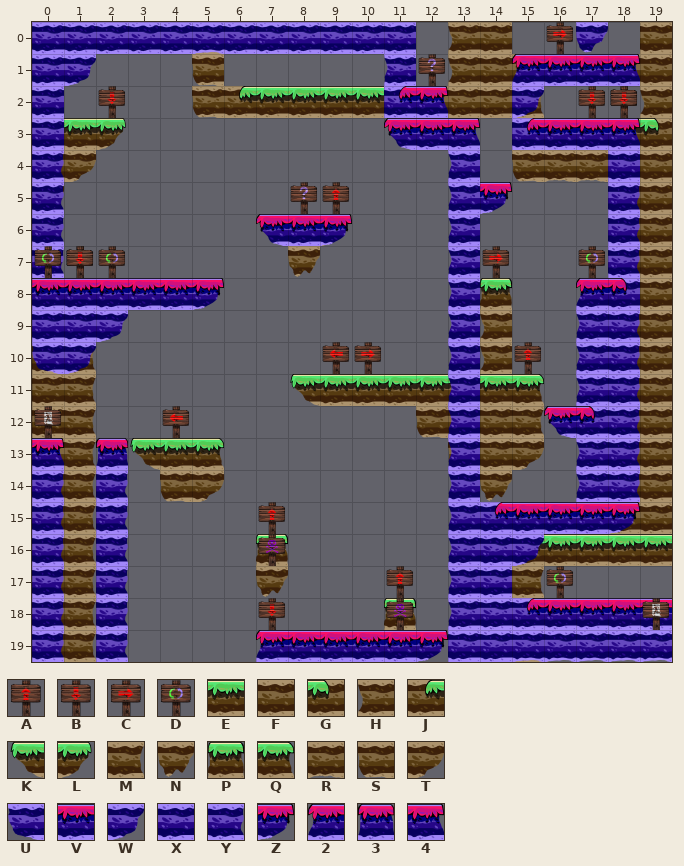
Tiled map: assets/Level_4.tmx. Above is the file before it was changed.
Cells are 128x128 px. Shown: x 0..19, y 0..19.
Key: from "misctileset": A 3, B 4, C 9, D 10; from "tileset_v1": E 0, F 1, G 2, H 3, J 4, K 5, L 6, M 7, N 8, P 9, Q 11, R 12, S 13, T 14; from "tileset_v2": U 2, V 3, W 5, X 9, Y 10, Z 11, 2 12, 3 13, 4 14.
_ is an empty cell, # one hidden under a higher layer.
Layers that did not change in this view are not listed.
Layer "Tiles_level_4" before, first column x 0:
 0 #____H_______HF____F
 1 #____S_______HFF##FF
 2 #____SJEEEE#GFFM___H
 3 #EL____________###EG
 4 FT_____________SRR#F
 5 N_________________HF
 6 _______K#L________HF
 7 ________N_________HF
 8 ##____________P___#F
 9 ##____________H___HF
10 FM____________H___HF
11 FM______KEEEEEEQ__HF
12 FM__________SFFM__HF
13 FM_KEQ_______SFT__HF
14 FM__ST________N___HF
15 FM________________HF
16 FM_____P______#EEEEE
17 FM_____N______#M____
18 FM_________P__##____
19 FM_________#__#JL__K
Layer "Tiles_level_4_2" before, first column x 0:
 8 VVVVVZ_______
 9 XXW__________
10 UW___________
11 _____________
12 _____________
13 4_3__________
14 Y_Y__________
15 Y_Y__________
16 Y_Y__________
17 Y_Y__________
18 Y_Y__________
19 Y_Y____2VVVVZ
The result:
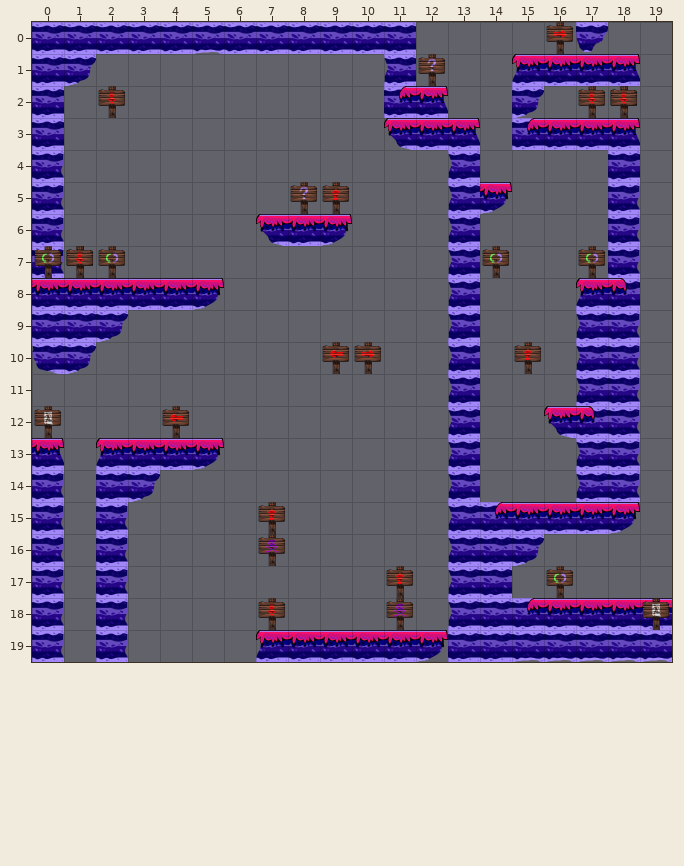
The exact change:
Changed rows in their new state; . is an unchanged cell.
Layer "Tiles_level_4" (now hidden):
first column x 0:
 0 ....._.......__...._
 1 ....._.......___..__
 2 .....______.____..._
 3 .__...............__
 4 __.............___._
 5 ..................__
 6 ..................__
 7 ........_.........__
 8 .............._...._
 9 .............._...__
10 __............_...__
11 __......________..__
12 __..........____..__
13 __.___.......___..__
14 __..__........_...__
15 __................__
16 __....._......._____
17 __....._......._....
18 __........._........
19 __............._....
Layer "Tiles_level_4_2":
first column x 2:
13 2VVZ
14 XW..
Layer "Tiles_level_4_3":
first column x 14:
 7 D
Pixel boxes of the changes (left, top, right, bottom) in both pictures:
changed: (32, 22, 672, 662)
